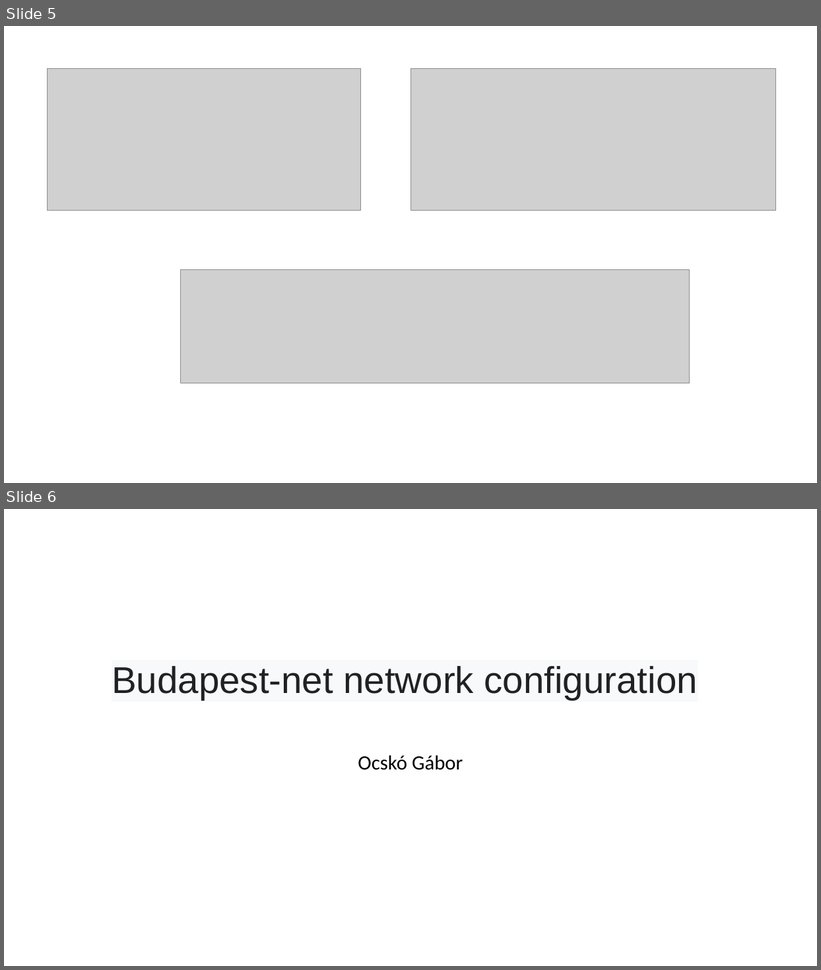
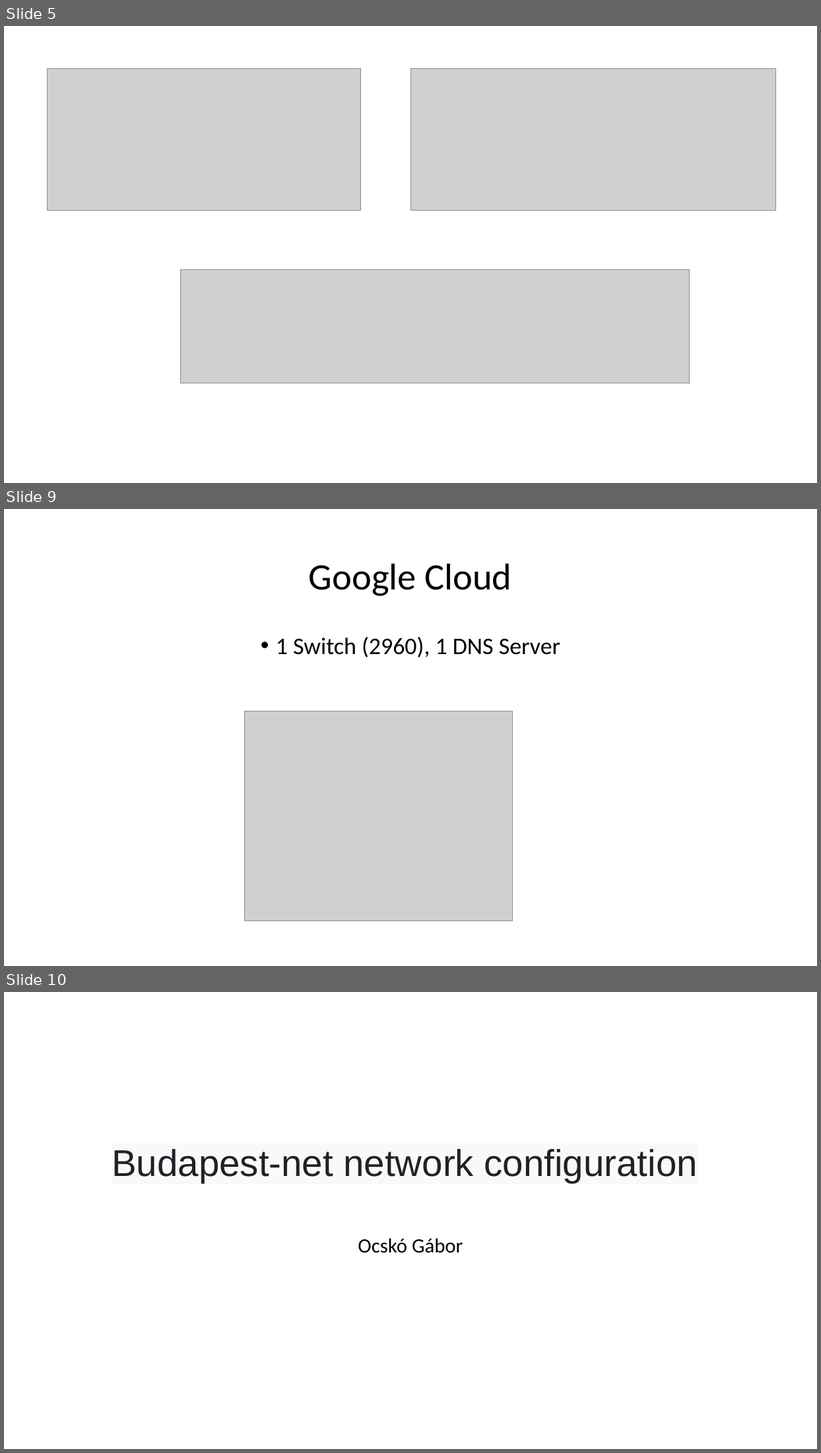
Before and after one commit to I-Izumi/School-project-network, a slide deck: Prezentációk/Projekt_English.pptx. Shown one above the other, each under a label of ours: slides 5 and 6 before the commit, slides 5, 9 and 10 after it; the slides between them are not shown. The pictures are 821x970 and 821x1453 pixels, drawn with LibreOffice and Linux fonts; fonts in the diff are those of the drawing; grey boxes stand for pictures. Boxes give left, top, right and bottom in pixels: in the first picture for what was removed or moved away, otherwise in the second. Text is boxed around its words. In the diff, an @@ line names an element or a change of style, - is before the commit and + after.

```diff
--- a/Prezentációk/Projekt_English.pptx
+++ b/Prezentációk/Projekt_English.pptx
@@ slide 9 added at [4, 509, 817, 966], background #FFFFFF @@
@@ title added at [309, 563, 512, 596], 44 pt, text #000000 @@
+Google Cloud
@@ text added at [276, 637, 560, 657], 28 pt, text #000000 @@
+• 1 Switch (2960), 1 DNS Server
@@ picture added at [245, 712, 513, 921] @@
@@ what was slide 6 is now slide 10 @@
```
Also in this commit, not shown: 1 slide changed, 12 other slides added, 1 other file.
